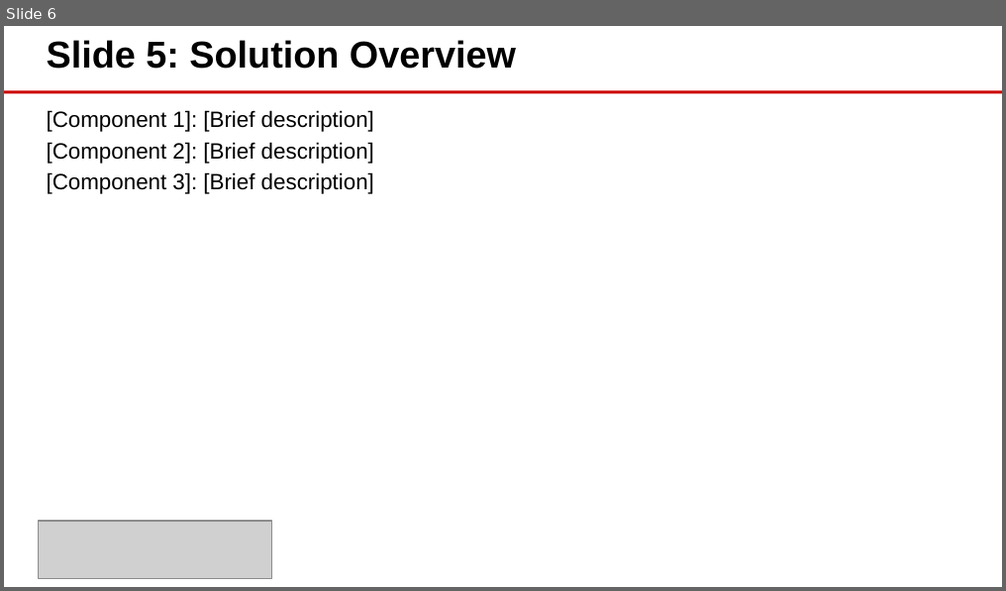
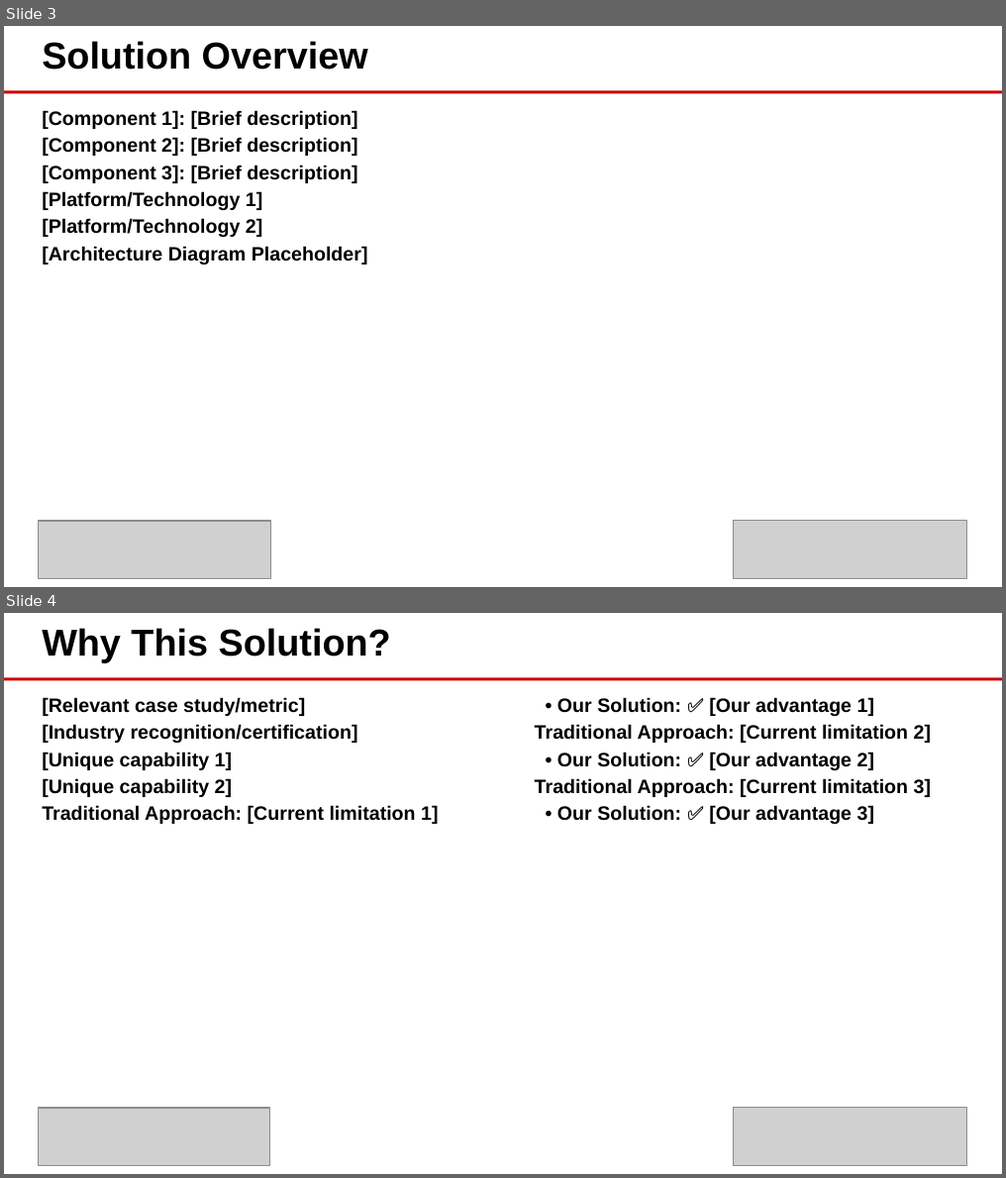
Before and after one commit to eoframework/solutions, a slide deck: solution-template/sample-provider/sample-category/sample-solution/presales/solution-briefing.pptx. Shown one above the other, each under a label of ours: slide 6 before the commit, slides 3 and 4 after it. The pictures are 1006x591 and 1006x1178 pixels, drawn with LibreOffice and Linux fonts; fonts in the diff are those of the drawing; grey boxes stand for pictures; background and template pictures are left out. Boxes give left, top, right and bottom in pixels: in the first picture for what was removed or moved away, otherwise in the second. Text is boxed around its words. In the diff, an @@ line names an element or a change of style, - is before the commit and + after.

```diff
--- a/solution-template/sample-provider/sample-category/sample-solution/presales/solution-briefing.pptx
+++ b/solution-template/sample-provider/sample-category/sample-solution/presales/solution-briefing.pptx
@@ slide 4 added at bbox=[4, 613, 1002, 1174], background #FFFFFF; not listed: 1 template element that a slide beside it also shows @@
@@ text added at bbox=[42, 628, 391, 663], 27 pt, text #000000, bold @@
+Why This Solution?
@@ text added at bbox=[42, 697, 438, 824], 14 pt, text #000000, bold @@
+[Relevant case study/metric]
+[Industry recognition/certification]
+[Unique capability 1]
+[Unique capability 2]
+Traditional Approach: [Current limitation 1]
@@ text added at bbox=[535, 697, 931, 824], 14 pt, text #000000, bold @@
+• Our Solution: ✅ [Our advantage 1]
+Traditional Approach: [Current limitation 2]
+• Our Solution: ✅ [Our advantage 2]
+Traditional Approach: [Current limitation 3]
+• Our Solution: ✅ [Our advantage 3]
@@ picture added at bbox=[38, 1108, 269, 1165] @@
@@ picture added at bbox=[734, 1108, 967, 1165] @@
@@ what was slide 6 is now slide 3 @@
@@ slide 3 changed as well @@
@@ text at bbox=[42, 41, 368, 70]: text changed @@
-Slide 5: Solution Overview
+Solution Overview
@@ text at bbox=[42, 110, 357, 183]: size 16 to 14 pt, bold on in "[Component 1]: [Brief description]", "[Component 2]: [Brief description]", "[Component 3]: [Brief description]" @@
@@ text at bbox=[42, 191, 368, 265]: paragraphs added @@
+[Platform/Technology 1]
+[Platform/Technology 2]
+[Architecture Diagram Placeholder]
@@ picture added at bbox=[734, 521, 967, 578] @@
```
Also in this commit, not shown: 5 other slides changed, 13 slides removed, 2 other files.
